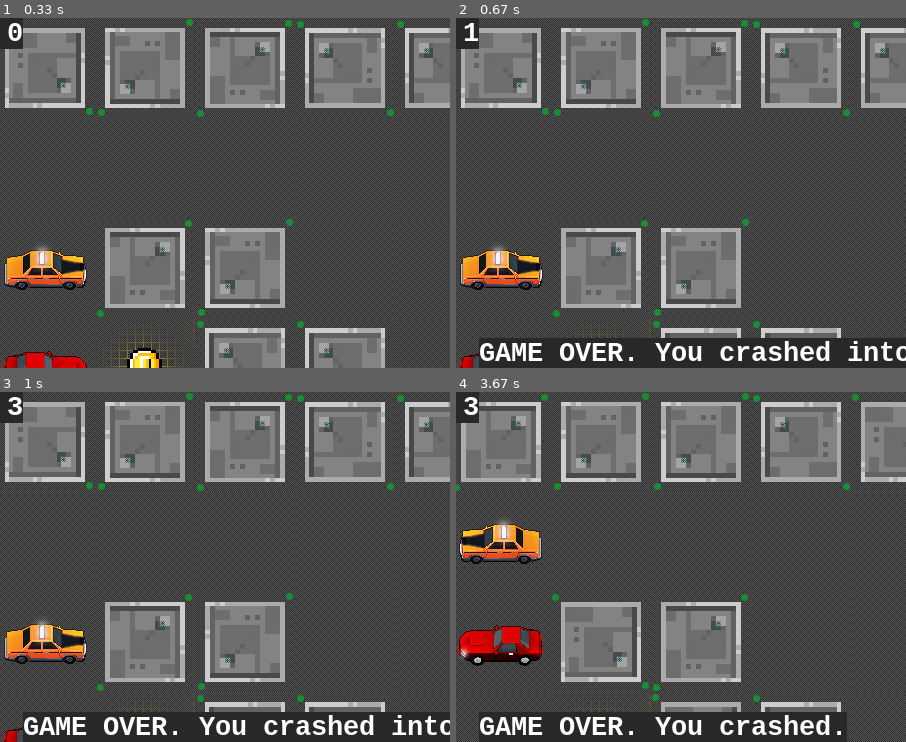
Above: before the commit, frames 1-4 (two rows, left to right).
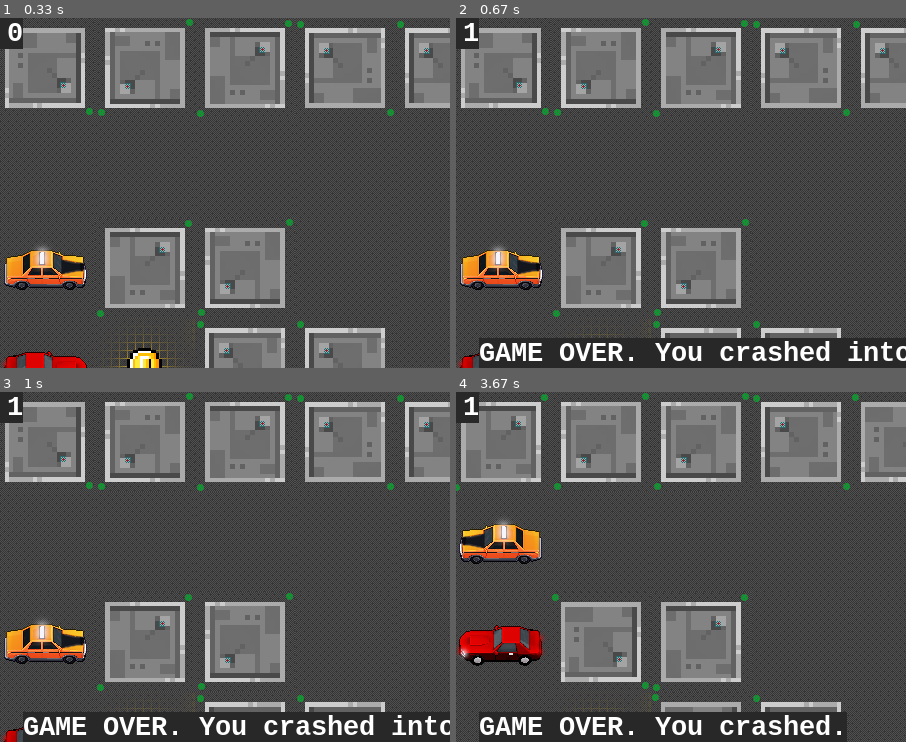
Above: after the commit, the same moments.

Repository: TOXYGENCY/2d_pygame
Game: pygame game, started from main.py
Two runs of this game, one before a commit and one after it. Both use one fixed random seed, a clock stepped at 60 frames per second and the inputs below.
Inputs:
- Up to frame 1 (0.33 s): no input
- Up to frame 2 (0.67 s): hold Right from 0.33 s (still down)
- Up to frame 3 (1 s): release Right at 0.8 s
- Up to frame 4 (3.67 s): tap R at 1.72 s; hold Left 2.85-3.38 s
The pictures show only the part of the screen within x 12-62%, y 0-50%; the shares and areas given below are measured in that part.

Frames 1-2 are identical in both runs. In frame 3, less than 0.1% of the frame differs, in the area x 1-5%, y 1-7%; in frame 4, less than 0.1%.

Commit message:
фикс неправильного увеличивания счетчика шагов при нажатии любых других клавиш

Diff:
--- a/entities.py
+++ b/entities.py
@@ -386,7 +386,8 @@
             next_tile.assign_entity(self.player)
             self.player.tile = next_tile
             self.player_xy = new_player_xy
-            self.moves_score += 1
+            if direction != (0, 0):
+                self.moves_score += 1
         else:
             pass
 
--- a/main.py
+++ b/main.py
@@ -135,7 +135,7 @@
                     direction = (0, 1)
                 elif key[pg.K_d] or key[pg.K_RIGHT]:
                     direction = (1, 0)
-            level.move_player(direction)
+                level.move_player(direction)
 
             if key[pg.K_r]:
                 level = restart_level()
